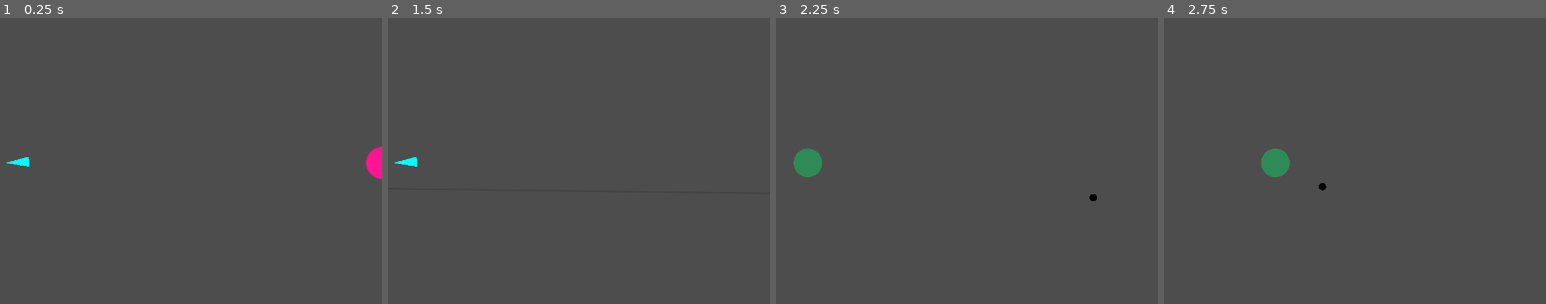
Above: before the commit, frames 1-4 (left to right).
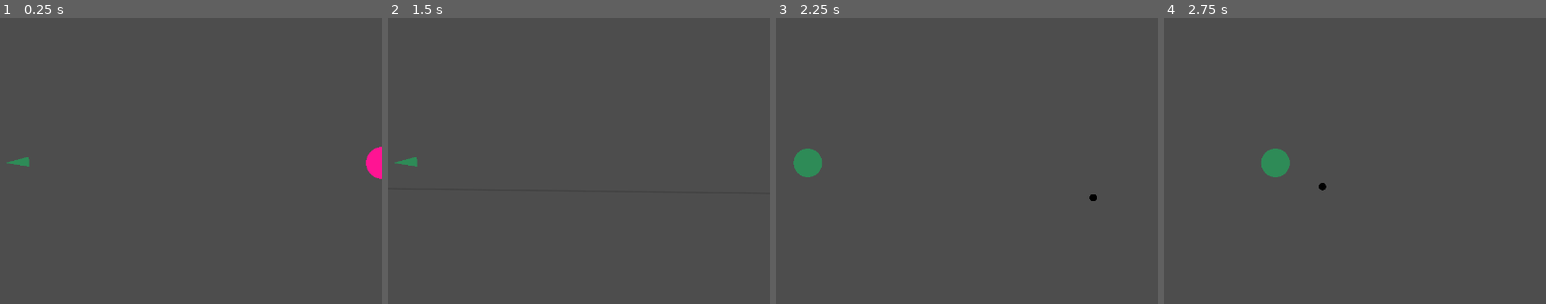
Above: after the commit, the same moments.

Repository: yancouto/psych0
Game: Godot game, scene res://runner.tscn
The game is run twice, just before and just after one commit, with the same random seed, the same clock (stepped at 60 frames per second) and the same inputs.
Inputs (mouse positions are % of the whole screen's width and height, from its top left):
- Up to frame 1 (0.25 s): no input
- Up to frame 2 (1.5 s): tap Enter at 0.5 s; move the mouse to (72, 45) at 0.52 s; press the mouse at (72, 45) at 0.53 s; hold D (move_right) 0.53-1.28 s; move the mouse to (30, 55) at 1.27 s; release the mouse at (30, 55) at 1.28 s; hold S (move_down) from 1.28 s (still down); right-click (30, 55) at 1.35 s
- Up to frame 3 (2.25 s): click (30, 55) at 1.55 s; move the mouse to (60, 28) at 2.02 s; release S (move_down) at 2.03 s; press the mouse at (60, 28) at 2.03 s; hold D (move_right) from 2.03 s (still down)
- Up to frame 4 (2.75 s): keep holding D (move_right)
The pictures show only the part of the screen within x 0-50%, y 25-75%; the shares and areas given below are measured in that part.

The runs differ from the first frame. In frame 1, 0.1% of the frame differs, in the area x 1-8%, y 48-52%; in frame 2, 0.1%; in frame 3, nothing differs; in frame 4, nothing differs.

Commit message:
Colored indicators
To tell apart enemies
closes #20

Diff:
--- a/editor/builder_event.gd
+++ b/editor/builder_event.gd
@@ -54,7 +54,7 @@
 func enemy_to_indicator(enemy: EnemyToSpawn) -> IndicatorToSpawn:
 	const margin := 10
 	var center = enemy.pos.clamp(Vector2(margin, margin), Vector2(LevelBuilder.W - margin, LevelBuilder.H - margin))
-	return IndicatorToSpawn.new(center, enemy.speed.angle())
+	return IndicatorToSpawn.new(center, enemy.speed.angle(), LevelEvent.enemy_type_to_color(enemy.type))
 
 class Spawn extends BuilderEvent:
 	var formation: Formation
--- a/editor/level_event.gd
+++ b/editor/level_event.gd
@@ -65,6 +65,17 @@
 			assert(false, "Unkown enemy type")
 			return BasicEnemy.Type.One
 
+static func enemy_type_to_color(type: EnemyType) -> Color:
+	match type:
+		EnemyType.Basic1:
+			return Color.SEA_GREEN
+		EnemyType.Basic3:
+			return Color.YELLOW
+		_:
+			assert(false, "Invalid enemy type")
+			return Color()
+
+
 class EnemyToSpawn:
 	var radius: float
 	var pos: Vector2
@@ -85,9 +96,11 @@
 	# On the edge of the screen
 	var center: Vector2
 	var angle: float
-	func _init(center_: Vector2, angle_: float):
+	var color: Color
+	func _init(center_: Vector2, angle_: float, color_: Color):
 		self.center = center_
 		self.angle = angle_
+		self.color = color_
 
 # Does nothing, just added in the end always, so we can wait for no enemies
 class LastEvent extends LevelEvent:
--- a/enemies/basic.gd
+++ b/enemies/basic.gd
@@ -49,5 +49,6 @@
 	else:
 		queue_redraw()
 
+
 func _on_visible_on_screen_notifier_2d_screen_exited():
 	queue_free()
--- a/indicator.gd
+++ b/indicator.gd
@@ -3,11 +3,13 @@
 var ttl: float
 var center: Vector2
 var angle: float
+var color: Color
 
 func start(to_spawn: LevelEvent.IndicatorToSpawn, duration: float) -> void:
 	self.ttl = duration
 	self.center = to_spawn.center
 	self.angle = to_spawn.angle
+	self.color = to_spawn.color
 
 
 func _process(dt: float) -> void:
@@ -23,4 +25,4 @@
 	const radius := 45
 	for i in range(amount):
 		points.append(center + Vector2.from_angle(angle - angle_range / 2 + (angle_range / amount) * i) * radius)
-	self.draw_colored_polygon(points, Color.AQUA)
+	self.draw_colored_polygon(points, color)
